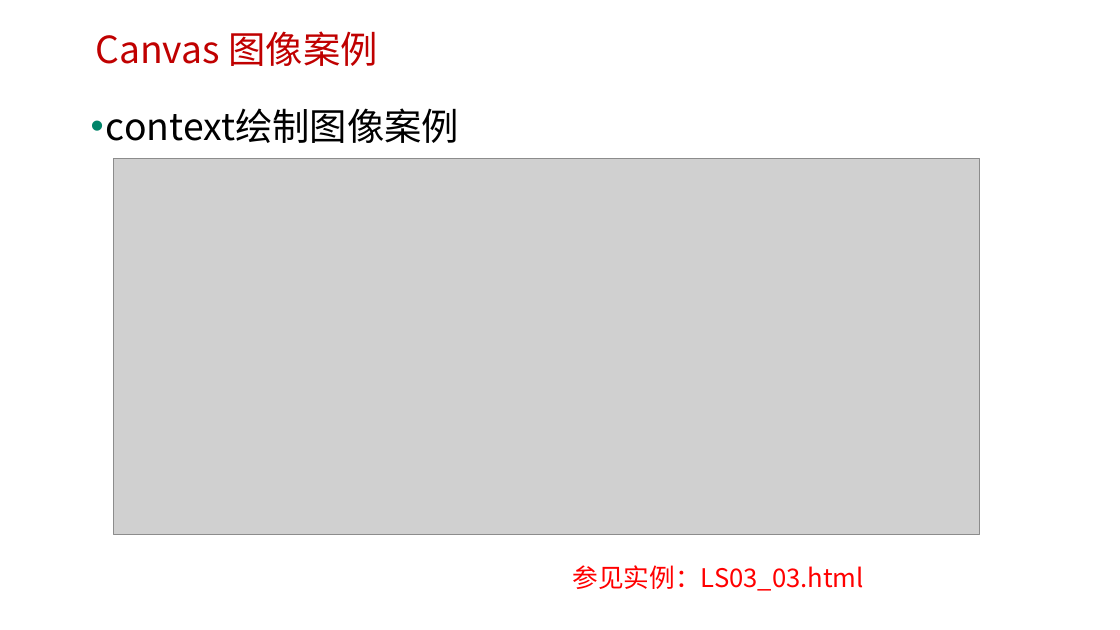
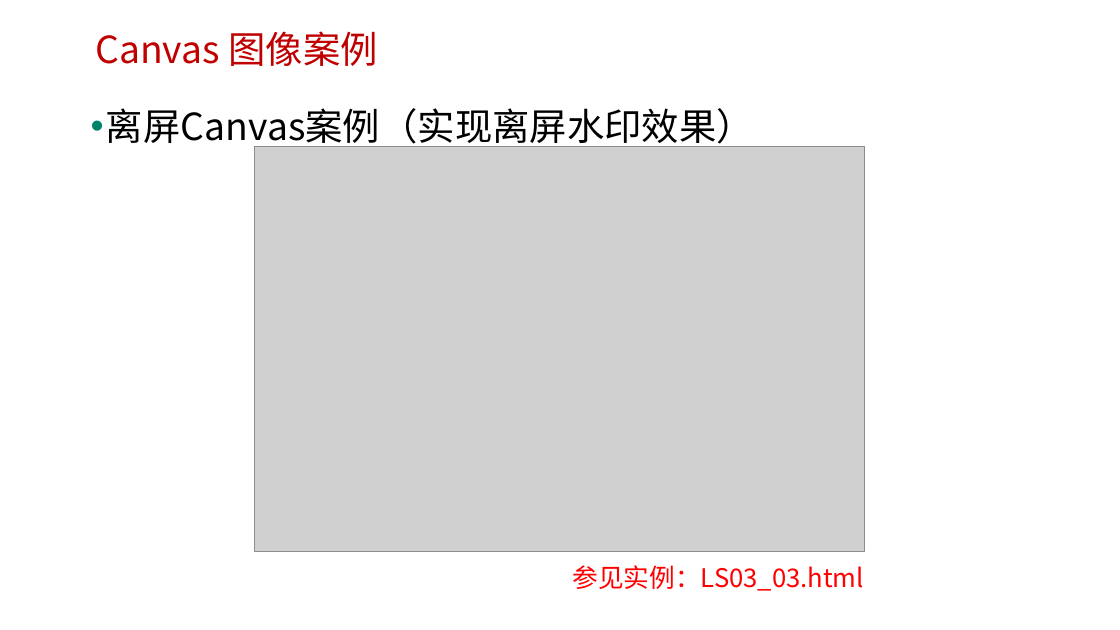
Before and after one commit to edu2act/course-H5-Animation-and-Game-Development, a slide deck: slide 6 of 课程PPT/（03）H5 Canvas图像操作.pptx. Drawn at 1120x630 pixels with LibreOffice and Linux fonts; fonts in the diff are those of the drawing; grey boxes stand for pictures; background and template pictures are left out. Boxes give left, top, right and bottom in pixels: in the first picture for what was removed or moved away, otherwise in the second. Text is boxed around its words. In the diff, an @@ line names an element or a change of style, - is before the commit and + after.

```diff
--- a/课程PPT/（03）H5 Canvas图像操作.pptx
+++ b/课程PPT/（03）H5 Canvas图像操作.pptx
@@ text at (106, 108, 754, 150): text changed @@
-• context绘制图像案例
+• 离屏Canvas案例（实现离屏水印效果）
@@ picture: place and size @@
-picture at (113, 159, 981, 535)
+picture at (254, 146, 865, 551)
```
Also in this commit, not shown: 1 other slide changed, 2 slides added, 9 other files.
